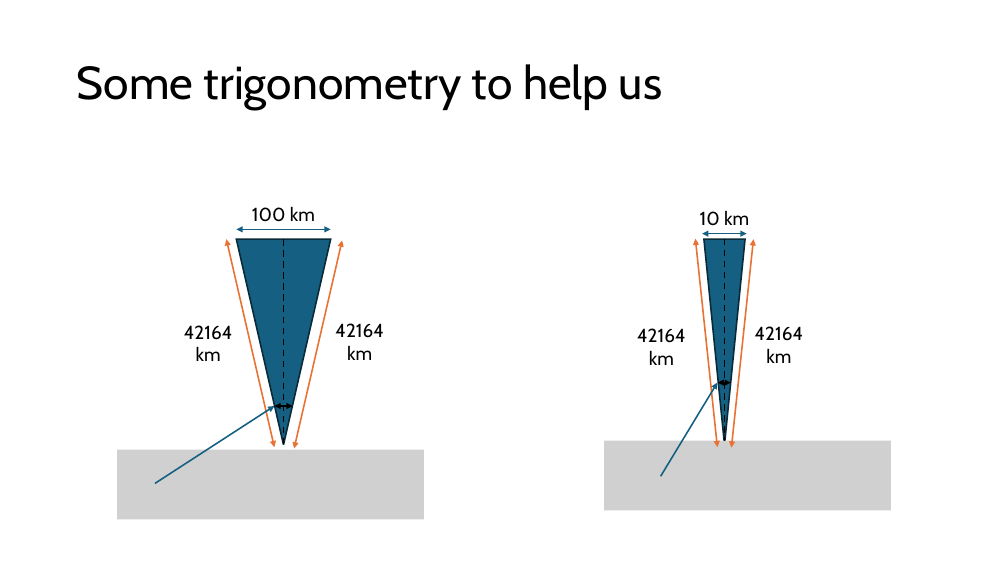
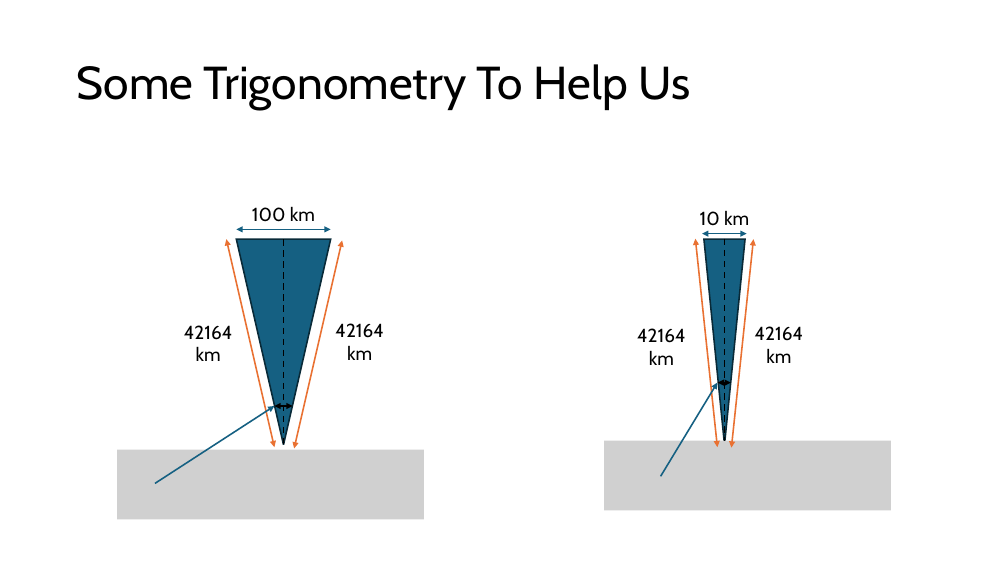
Before and after one commit to alex-w-johnson/nasa-gmat-phasing-burn-example, a slide deck: slide 6 of A Brief Intro To GMAT - Phasing Maneuver Example.pptx (slide 5 before the commit). Drawn at 1008x567 pixels with LibreOffice and Linux fonts; fonts in the diff are those of the drawing; grey boxes stand for pictures. Boxes give left, top, right and bottom in pixels: in the first picture for what was removed or moved away, otherwise in the second. Text is boxed around its words. In the diff, an @@ line names an element or a change of style, - is before the commit and + after.

```diff
--- a/A Brief Intro To GMAT - Phasing Maneuver Example.pptx
+++ b/A Brief Intro To GMAT - Phasing Maneuver Example.pptx
@@ title at (77, 64, 690, 110): text changed @@
-Some trigonometry to help us
+Some Trigonometry To Help Us
```
Also in this commit, not shown: 2 other slides changed, 4 slides added, 1 other file.
